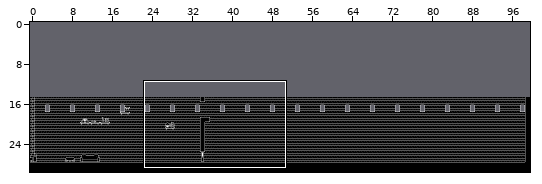
An edit to a level. Tiled map (JSON), assets/levels/level_1.json. The first picture is a wide view before the edit; the outline marks the close-up.
Close-up. Earlier state:
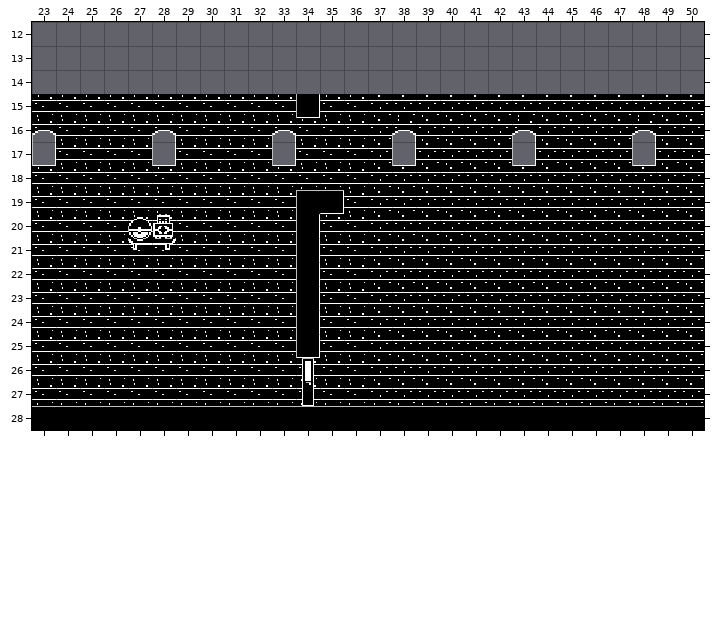
Cells are 16x16 px. Shown: x 23..50, y 12..28. The commit also changed other parts of the map, which this record leaves out. The old version is drawn lined up with the new one.
The same view after the edit:
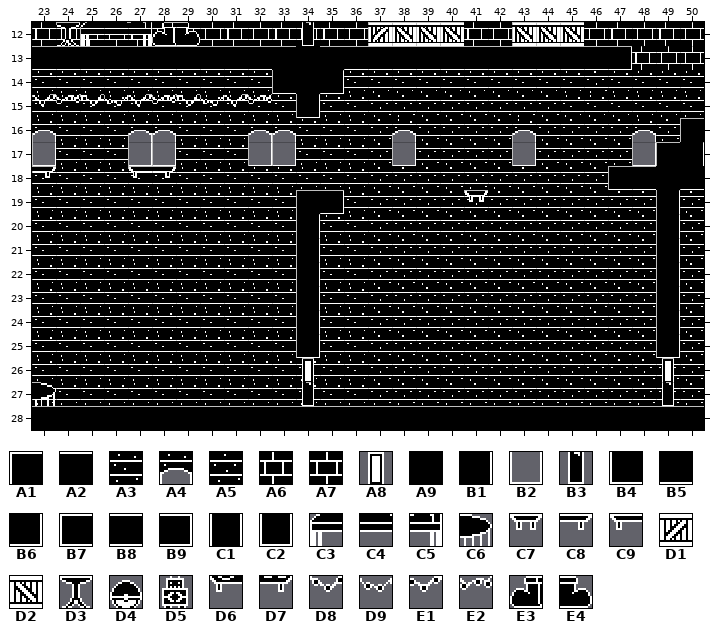
Key: from "tileset": A1 0, A2 1, A3 6, A4 8, A5 11, A6 12, A7 13, A8 14, A9 17, B1 18, B2 24, B3 30, B4 32, B5 33, B6 34, B7 49, B8 50, B9 51, C1 64, C2 80, C3 124, C4 125, C5 126, C6 145, C7 153, C8 165, C9 168, D1 170, D2 172, D3 173, D4 178, D5 179, D6 194, D7 195, D8 215, D9 216, E1 217, E2 218, E3 222, E4 223.
__ is an empty cell.
Edits made:
map size 100x15 -> 100x30 cells (old content now starts at 0,15; both pictures use the new coordinates)
Layer "Background":
The edit turns tile A5 into tile A3 in row 15 at x 45 to 50.
There is now tile A3 in row 14 at x 23 to 32, 36 to 45 and 47 to 50.
The edit turns tile A3 into tile A4 in row 16 at x 27 and 32.
There is now tile A5 in row 14 at x 46.
There is now tile A6 in row 12 at x 23, 25, 27, 29, 31, 33, 35, 41, 47 and 49; in row 13 at x 48.
There is now tile A7 in row 12 at x 24, 26, 28, 30, 32, 34, 36, 42, 46, 48 and 50; in row 13 at x 49 to 50.
The edit turns tile A3 into tile B2 in row 17 at x 27 and 32.
The edit erases tile A5 in row 16 at x 50; in row 17 at x 49 to 50; in row 18 at x 47 to 50; in rows 19 to 25 at x 49.
Layer "Ground":
There is now tile A1 in row 16 at x 50; in row 17 at x 49.
There is now tile A2 in row 13 at x 33 and 35.
There is now tile A8 in row 26 at x 49.
There is now tile A9 in rows 13 to 14 at x 34; in row 18 at x 49.
There is now tile B1 in row 17 at x 50.
There is now tile B3 in row 12 at x 34; in row 27 at x 49.
There is now tile B4 in row 14 at x 33.
There is now tile B5 in row 18 at x 50.
There is now tile B6 in row 14 at x 35.
There is now tile B7 in row 18 at x 47.
There is now tile B8 in row 13 at x 23 to 32 and 36 to 46; in row 18 at x 48.
There is now tile B9 in row 13 at x 47.
There is now tile C1 in rows 19 to 24 at x 49.
There is now tile C2 in row 25 at x 49.
There is now tile C3 in row 12 at x 25.
There is now tile C4 in row 12 at x 26.
There is now tile C5 in row 12 at x 27.
There is now tile C6 in row 27 at x 23.
There is now tile C7 in row 19 at x 41.
There is now tile C8 in row 18 at x 23 and 28.
There is now tile C9 in row 18 at x 27.
There is now tile D1 in row 12 at x 37.
There is now tile D2 in row 12 at x 38 to 40 and 43 to 45.
There is now tile D3 in row 12 at x 24.
There is now tile D8 in row 15 at x 25 and 29.
There is now tile D9 in row 15 at x 26 and 30.
There is now tile E1 in row 15 at x 23, 27 and 31.
There is now tile E2 in row 15 at x 24, 28 and 32.
There is now tile E3 in row 12 at x 28.
There is now tile E4 in row 12 at x 29.
The edit erases tile D4 in row 20 at x 27.
The edit erases tile D5 in row 20 at x 28.
The edit erases tile D6 in row 21 at x 27.
The edit erases tile D7 in row 21 at x 28.
Changed places in both close-ups, as pixel boxes (x1, y1, x2, y2):
changed: (32, 22, 704, 406)
